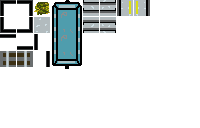
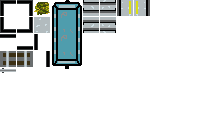
Two versions of the same layered image (200px x 128px). Layer-by-layer changes:
added layer "door" above "EndStation_R" over [0, 68, 16, 73]
